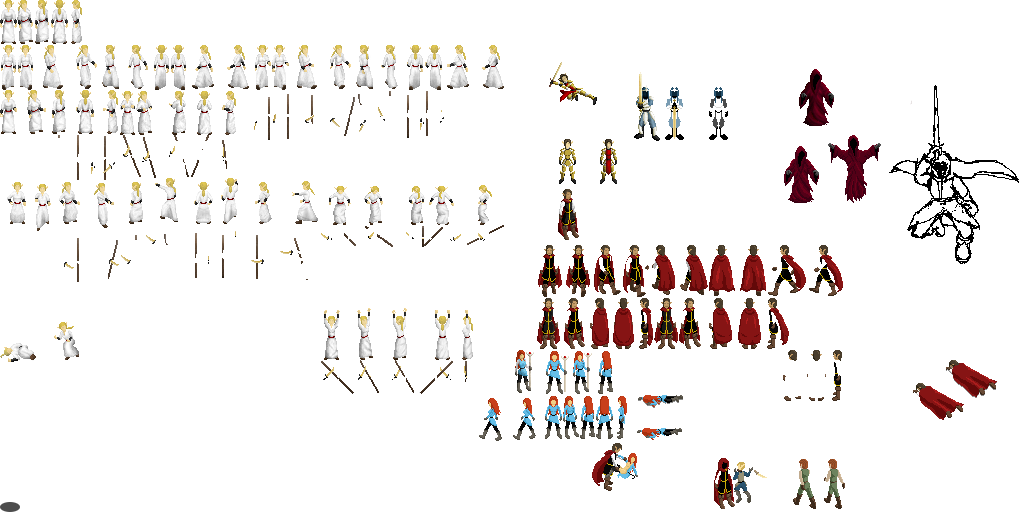
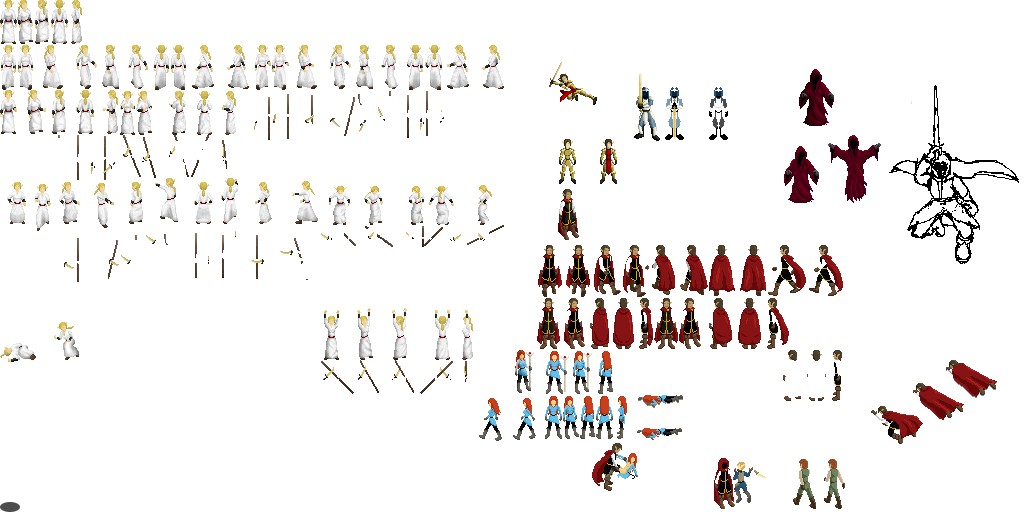
Two versions of the same layered image (w=1024, h=512). Layer-by-layer changes:
painted on "background" over bbox(871, 387, 929, 444)
